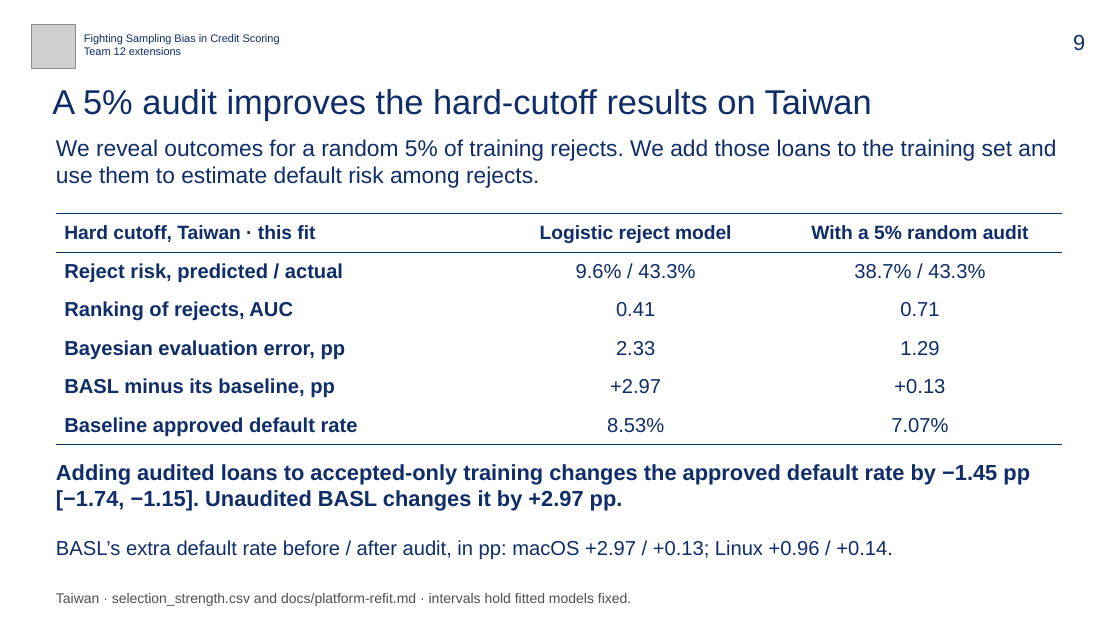
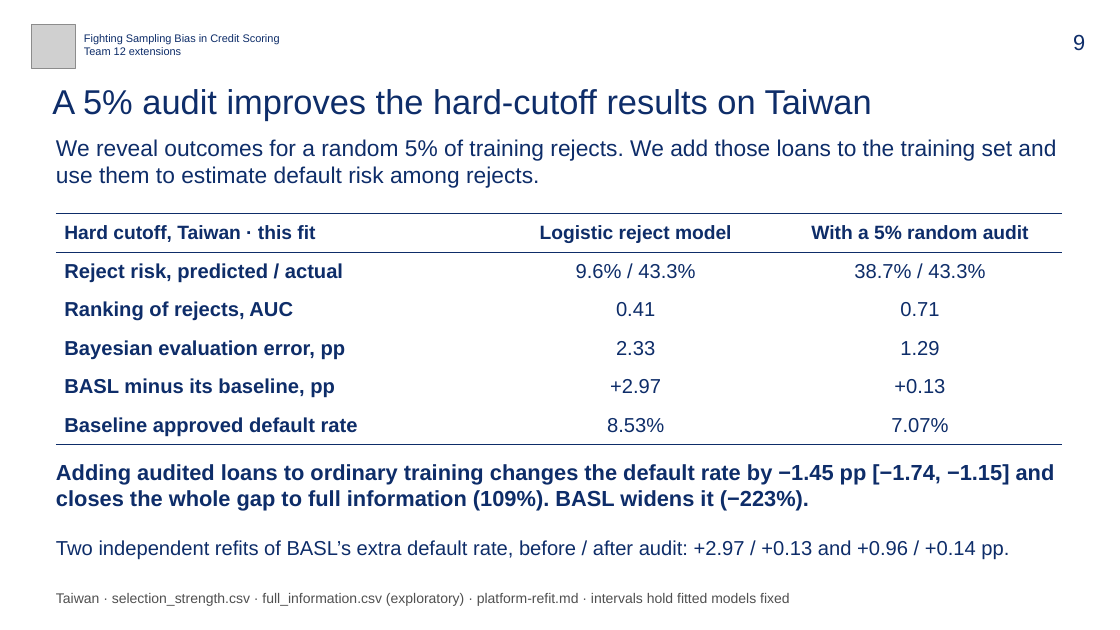
Before and after one commit to bigpurota/paper11, a slide deck: slide 9 of slides/paper11.pptx. Drawn at 1120x630 pixels with LibreOffice and Linux fonts; fonts in the diff are those of the drawing; grey boxes stand for pictures. Boxes give left, top, right and bottom in pixels: in the first picture for what was removed or moved away, otherwise in the second. Text is boxed around its words. In the diff, an @@ line names an element or a change of style, - is before the commit and + after.

```diff
--- a/slides/paper11.pptx
+++ b/slides/paper11.pptx
@@ text at [56, 464, 1055, 511]: text changed @@
-Adding audited loans to accepted-only training changes the approved default rate by −1.45 pp [−1.74, −1.15]. Unaudited BASL changes it by +2.97 pp.
+Adding audited loans to ordinary training changes the default rate by −1.45 pp [−1.74, −1.15] and closes the whole gap to full information (109%). BASL widens it (−223%).
@@ text at [56, 540, 1009, 560]: text changed @@
-BASL’s extra default rate before / after audit, in pp: macOS +2.97 / +0.13; Linux +0.96 / +0.14.
+Two independent refits of BASL’s extra default rate, before / after audit: +2.97 / +0.13 and +0.96 / +0.14 pp.
@@ text at [56, 593, 790, 606]: text changed @@
-Taiwan · selection_strength.csv and docs/platform-refit.md · intervals hold fitted models fixed.
+Taiwan · selection_strength.csv · full_information.csv (exploratory) · platform-refit.md · intervals hold fitted models fixed
```
Also in this commit, not shown: 6 other slides changed, 23 other files.
